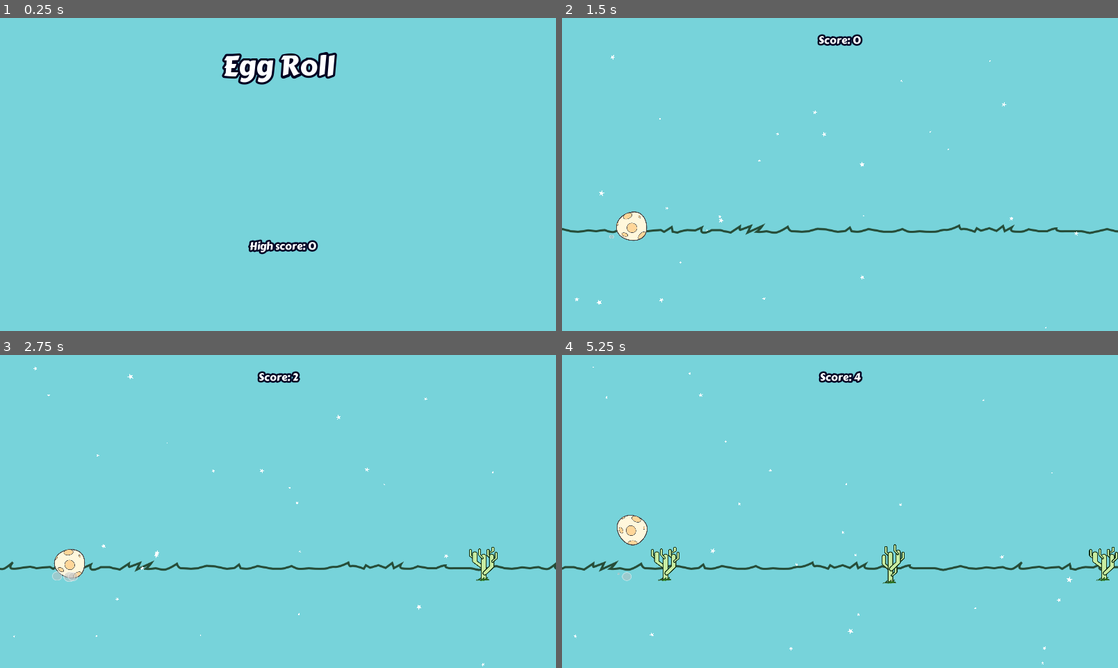
Above: before the commit, frames 1-4 (two rows, left to right).
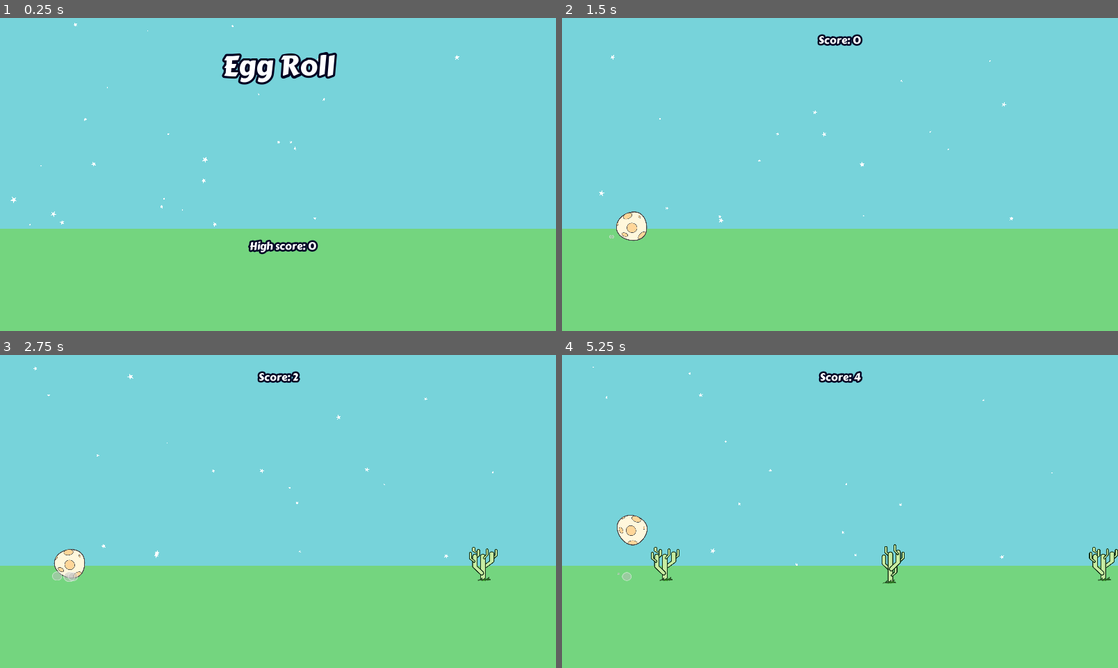
Above: after the commit, the same moments.

Repository: deutandev/Godot-Egg-Roll
Game: Godot game, scene res://src/UI/title.tscn
Two runs of this game, one before a commit and one after it. Both use one fixed random seed, a clock stepped at 60 frames per second and the inputs below.
Inputs:
- Up to frame 1 (0.25 s): no input
- Up to frame 2 (1.5 s): tap Space (jump) at 0.6, 0.77, 1.07, 1.35 s
- Up to frame 3 (2.75 s): tap Space (jump) at 1.52, 1.82, 2.1 s
- Up to frame 4 (5.25 s): tap Space (jump) at 2.85, 3.02, 3.32, 3.6, 3.77, 4.07, 4.35, 4.52, 4.82, 5.1 s

The runs differ from the first frame. In frame 1, 32% of the frame differs, in the area x 0-100%, y 1-100%; in frame 2, 33%; in frame 3, 33%; in frame 4, 33%, in the area x 0-100%, y 61-100%.

Commit message:
Change background

Diff:
--- a/src/Main/Main.tscn
+++ b/src/Main/Main.tscn
@@ -1,11 +1,9 @@
-[gd_scene load_steps=8 format=2]
+[gd_scene load_steps=6 format=2]
 
 [ext_resource path="res://src/Player/Player.tscn" type="PackedScene" id=1]
 [ext_resource path="res://src/Main/Main.gd" type="Script" id=2]
 [ext_resource path="res://src/bg/Background.tscn" type="PackedScene" id=3]
 [ext_resource path="res://src/UI/ui_theme.tres" type="Theme" id=4]
-[ext_resource path="res://src/bg/Horizon.tscn" type="PackedScene" id=5]
-[ext_resource path="res://src/juice/Starfield.tscn" type="PackedScene" id=6]
 
 [sub_resource type="RectangleShape2D" id=1]
 extents = Vector2( 57.145, 8.00006 )
@@ -55,10 +53,5 @@
 autostart = true
 
 [node name="Background" parent="." instance=ExtResource( 3 )]
-
-[node name="HorizonNode" parent="." instance=ExtResource( 5 )]
-position = Vector2( 627, 485.63 )
-
-[node name="Starfield" parent="." instance=ExtResource( 6 )]
 [connection signal="timeout" from="ObstacleTimer" to="." method="_on_ObstacleTimer_timeout"]
 [connection signal="timeout" from="ScoreTimer" to="." method="_on_ScoreTimer_timeout"]
--- a/src/bg/Background.tscn
+++ b/src/bg/Background.tscn
@@ -1,4 +1,6 @@
-[gd_scene format=2]
+[gd_scene load_steps=2 format=2]
+
+[ext_resource path="res://src/juice/Starfield.tscn" type="PackedScene" id=1]
 
 [node name="Background" type="CanvasLayer"]
 
@@ -12,3 +14,14 @@
 "_edit_lock_": true,
 "_edit_use_anchors_": false
 }
+
+[node name="Starfield" parent="ParallaxBackground" instance=ExtResource( 1 )]
+
+[node name="ColorRect" type="ColorRect" parent="ParallaxBackground"]
+anchor_right = 1.0
+anchor_bottom = 1.0
+margin_top = 484.0
+color = Color( 0.458824, 0.839216, 0.501961, 1 )
+__meta__ = {
+"_edit_use_anchors_": false
+}
--- a/src/bg/Horizon.tscn
+++ /dev/null
@@ -1,17 +0,0 @@
-[gd_scene load_steps=4 format=2]
-
-[ext_resource path="res://src/img/horizon.png" type="Texture" id=1]
-[ext_resource path="res://src/bg/Horizon1.gd" type="Script" id=2]
-[ext_resource path="res://src/bg/Horizon2.gd" type="Script" id=3]
-
-[node name="HorizonNode" type="Node2D"]
-position = Vector2( 627, 0 )
-
-[node name="Horizon1" type="Sprite" parent="."]
-texture = ExtResource( 1 )
-script = ExtResource( 2 )
-
-[node name="Horizon2" type="Sprite" parent="."]
-position = Vector2( 1254, 0 )
-texture = ExtResource( 1 )
-script = ExtResource( 3 )
--- a/src/bg/Horizon1.gd
+++ /dev/null
@@ -1,16 +0,0 @@
-extends Sprite
-
-const VELOCITY: float = -1.5
-var g_texture_width: float = 0
-
-func _ready():
-	g_texture_width = texture.get_size().x * scale.x
-
-func _process(delta: float) -> void:
-	position.x += VELOCITY
-	_attempt_reposition()
-
-func _attempt_reposition() -> void:
-	if position.x < -g_texture_width:
-		# Don't just reset position to texture width, otherwise there will be a gap
-		position.x += 2 * g_texture_width
--- a/src/bg/Horizon2.gd
+++ /dev/null
@@ -1,16 +0,0 @@
-extends Sprite
-
-const VELOCITY: float = -1.5
-var g_texture_width: float = 0
-
-func _ready():
-	g_texture_width = texture.get_size().x * scale.x
-
-func _process(delta: float) -> void:
-	position.x += VELOCITY
-	_attempt_reposition()
-
-func _attempt_reposition() -> void:
-	if position.x < -g_texture_width:
-		# Don't just reset position to texture width, otherwise there will be a gap
-		position.x += 2 * g_texture_width
Binary file changed: src/img/cactus2.png
Binary file added: src/img/land.png
Not shown, added: src/img/land.png.import
